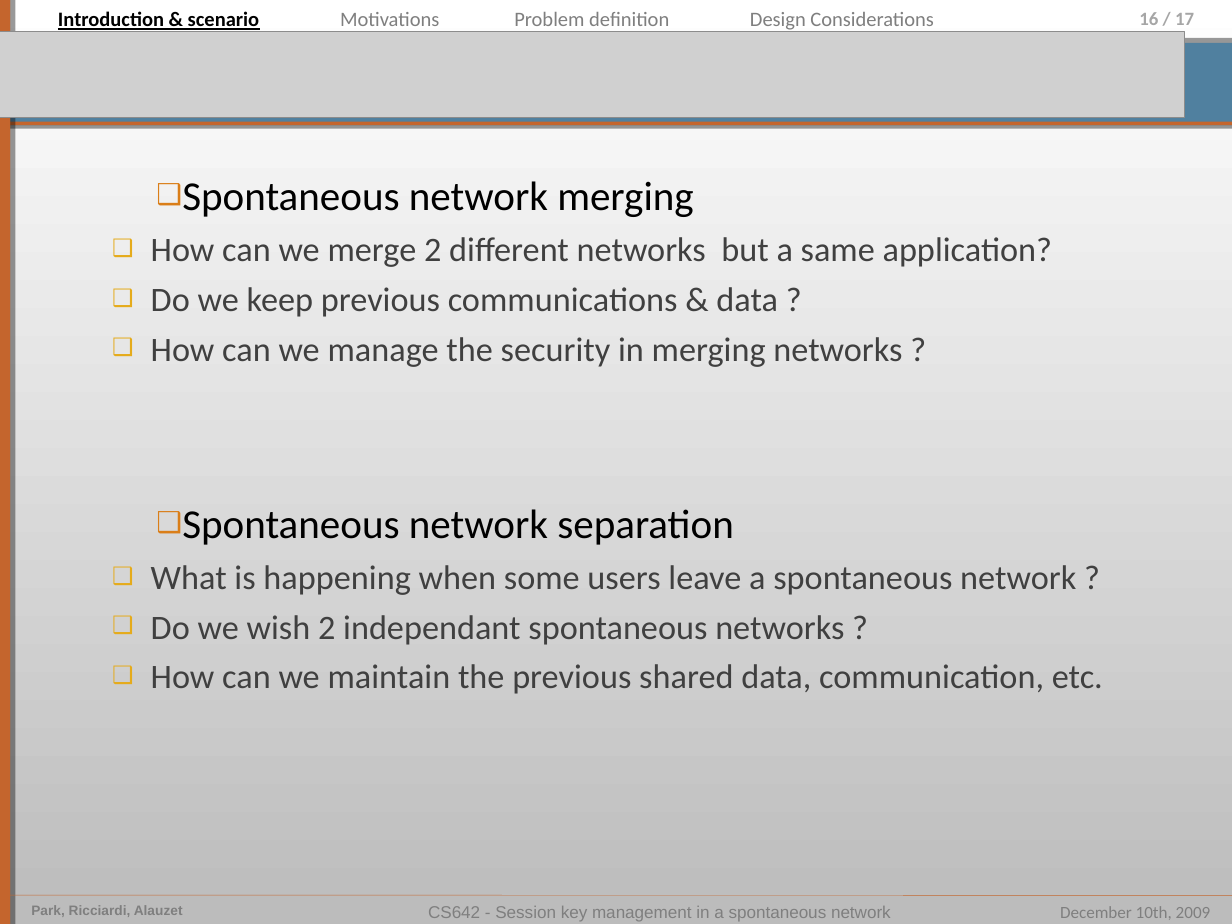
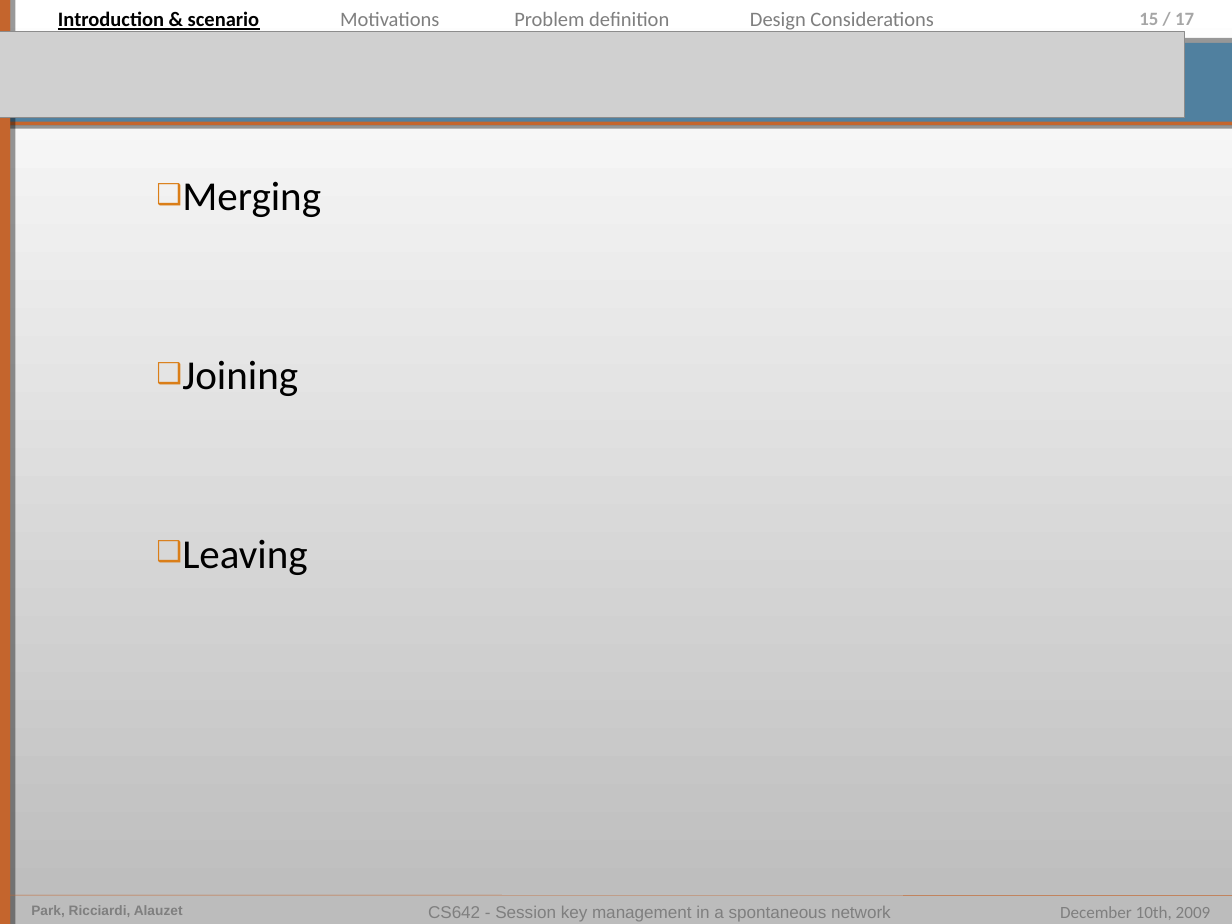
Before and after one commit to pierrealauzet/skemasnet, a slide deck: slide 15 of 4_implementation/CS642_Skemasnet_implementation.ppt (slide 16 before the commit). Drawn at 1232x924 pixels with LibreOffice and Linux fonts; fonts in the diff are those of the drawing; grey boxes stand for pictures. Boxes give left, top, right and bottom in pixels: in the first picture for what was removed or moved away, otherwise in the second. Text is boxed around its words. In the diff, an @@ line names an element or a change of style, - is before the commit and + after.

```diff
--- a/4_implementation/CS642_Skemasnet_implementation.ppt
+++ b/4_implementation/CS642_Skemasnet_implementation.ppt
@@ page number at [1139,13,1194,25]: text changed @@
-16 / 17
+15 / 17
@@ text at [182,181,321,575]: text changed; size 20 to 24 pt; text colour #404040 to #000000 @@
-❑ Spontaneous network merging
-  ❑ How can we merge 2 different networks but a same application?
-  ❑ Do we keep previous communications & data ?
-  ❑ How can we manage the security in merging networks ?
-❑ Spontaneous network separation
-  ❑ What is happening when some users leave a spontaneous network ?
-  ❑ Do we wish 2 independant spontaneous networks ?
-  ❑ How can we maintain the previous shared data, communication, etc.
+❑ Merging
+❑ Joining
+❑ Leaving
```
Also in this commit, not shown: 6 slides added, 1 slide removed.
